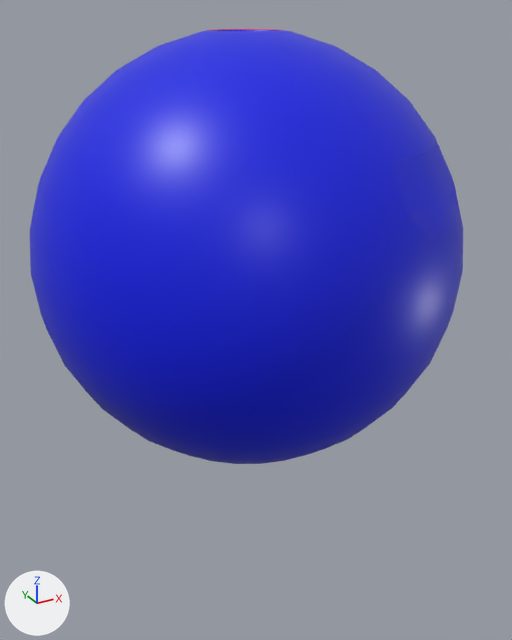
An edit to the Blender file Assets/Art/Meshes/Blender files/Level 9.blend, drawn before and after from the same camera.
One viewpoint serves both versions: a 50 mm lens placed at (-23.0, -43.2, 29.6), pointed at (-0.5, -2.2, 9.1). Lighting does not change. The marker at lower left points along +X, +Y and +Z.

Names of what the first picture shows: 'L9_Sphere', 'L9_Sphere_Cache'.
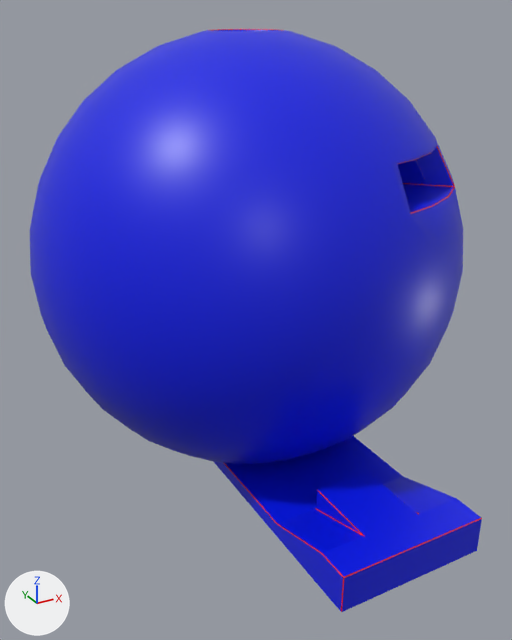
Commit message: Level 9 1/2

Where the change shows, as pixel boxes [x1, y1, x2, y2] in the pictures (512 x 640 px):
'L9_Spawn_Platform', shown (blue)
    after: [213, 436, 482, 612]
'L9_Sphere_Cache', hidden (blue)
    before: [391, 145, 455, 215]

Patch to the scene script:
```diff
--- a/Assets/Art/Meshes/Blender files/Level 9.blend.py
+++ b/Assets/Art/Meshes/Blender files/Level 9.blend.py
@@ ob_l9_spawn_platform @@
 ob_l9_spawn_platform.location = (0.0, 0.0, 0.0)
-ob_l9_spawn_platform.hide_set(True)
@@ ob_l9_sphere_cache @@
 ob_l9_sphere_cache.location = (0.02, -0.07, 13.37)
+ob_l9_sphere_cache.hide_set(True)
```
